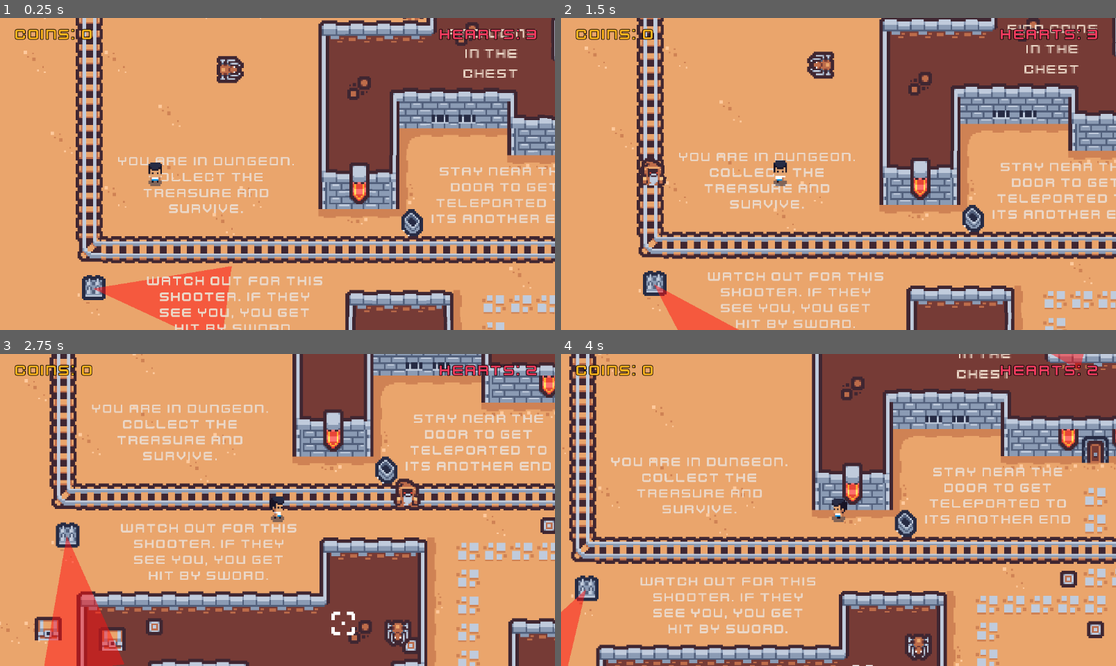
Above: before the commit, frames 1-4 (two rows, left to right).
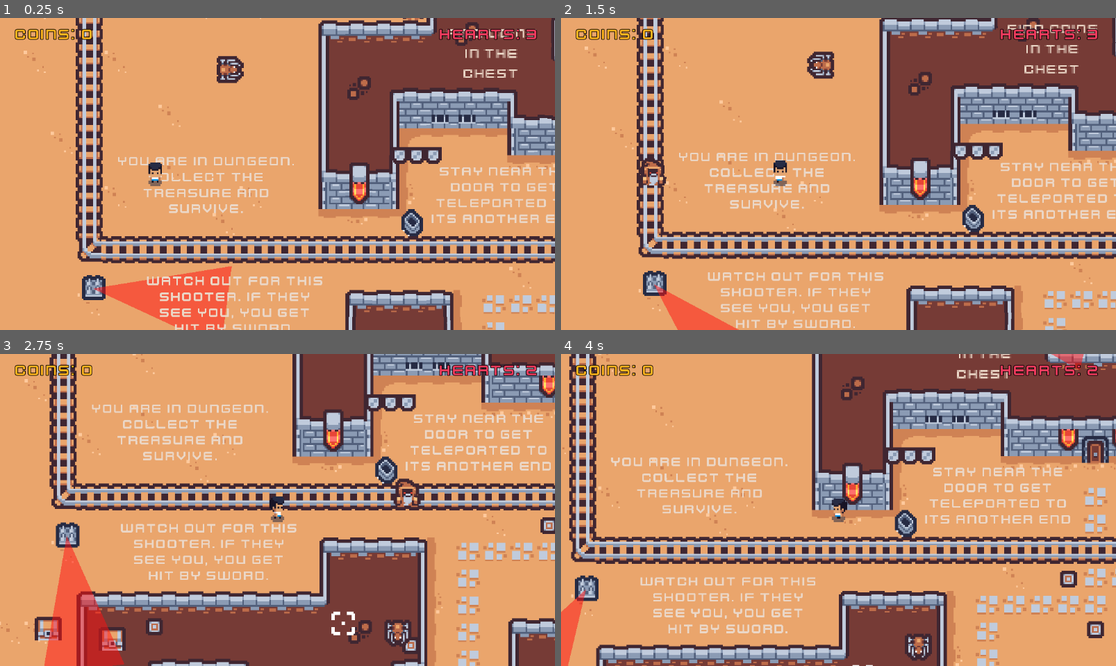
Above: after the commit, the same moments.

Repository: ki8yk8/game-dev-resolution
Game: Godot game, scene res://scenes/game_play.tscn
Same seed, same stepped clock (60 frames per second), same inputs: the game is played once before the commit and once after it.
Inputs (mouse positions are in pixels of both pictures, inside the frame that each line leads up to):
- Up to frame 1 (0.25 s): no input
- Up to frame 2 (1.5 s): tap Enter at 0.5 s; move the mouse to (960, 158) at 0.52 s; hold D (right) 0.53-1.28 s; tap Space (action) at 0.6 s; click (960, 158) at 0.67 s; move the mouse to (727, 189) at 1.27 s; hold Down (down) from 1.28 s (still down); tap Alt at 1.35 s
- Up to frame 3 (2.75 s): move the mouse to (333, 441) at 2.02 s; release Down (down) at 2.03 s; hold D (right) from 2.03 s (still down); tap Shift at 2.1 s
- Up to frame 4 (4 s): move the mouse to (810, 572) at 2.77 s; release D (right) at 2.78 s; hold Up (up) 2.78-3.53 s; tap Space (action) at 2.85 s; click (810, 572) at 2.92 s; move the mouse to (1005, 556) at 3.52 s; hold A (left) from 3.53 s (still down); tap Alt at 3.6 s

The runs differ from the first frame. In frame 1, 0.4% of the frame differs, in the area x 70-80%, y 41-47%; in frame 2, 0.4%; in frame 3, 0.5%, in the area x 66-75%, y 12-19%; in frame 4, 0.5%.

Commit message:
adds the survive attack game basic layouts:

Diff:
--- /dev/null
+++ b/scenes/blinker.tscn
@@ -0,0 +1,8 @@
+[gd_scene format=3 uid="uid://h21ond5g47nb"]
+
+[sub_resource type="CircleShape2D" id="CircleShape2D_fw4ja"]
+
+[node name="StaticBody2D" type="StaticBody2D" unique_id=1512645610]
+
+[node name="CollisionShape2D" type="CollisionShape2D" parent="." unique_id=217385017]
+shape = SubResource("CircleShape2D_fw4ja")
--- a/scenes/game_play.tscn
+++ b/scenes/game_play.tscn
@@ -23,6 +23,8 @@
 [ext_resource type="PackedScene" uid="uid://djqqeftttab6f" path="res://scenes/sokoban_walls.tscn" id="21_0em6x"]
 [ext_resource type="PackedScene" uid="uid://b7ox3ci61xpw2" path="res://scenes/sokoban_prize.tscn" id="22_r1sdi"]
 [ext_resource type="FontFile" uid="uid://cl0lsa2i5yuru" path="res://assets/font/Kenney Future.ttf" id="23_xaioq"]
+[ext_resource type="PackedScene" uid="uid://brcagfkd3itd6" path="res://scenes/survive_attack_row.tscn" id="24_rygmw"]
+[ext_resource type="PackedScene" uid="uid://bci2ilq8d6sl4" path="res://scenes/survive_attach_shooter.tscn" id="25_jcoka"]
 
 [sub_resource type="WorldBoundaryShape2D" id="WorldBoundaryShape2D_0dypk"]
 distance = -290.0
@@ -1297,3 +1299,51 @@
 text = "Sokoban. Complete each block to unlock the chest"
 horizontal_alignment = 1
 autowrap_mode = 2
+
+[node name="SurviveAttack" type="Node2D" parent="." unique_id=159883730]
+
+[node name="SurviveAttackRow" parent="SurviveAttack" unique_id=655324091 instance=ExtResource("24_rygmw")]
+
+[node name="PushTrapShooter" parent="SurviveAttack/SurviveAttackRow" unique_id=1793184516 instance=ExtResource("16_0dypk")]
+position = Vector2(1109, -61)
+
+[node name="PushTrapShooter2" parent="SurviveAttack/SurviveAttackRow" unique_id=1914789553 instance=ExtResource("16_0dypk")]
+position = Vector2(1121, -61)
+
+[node name="PushTrapShooter3" parent="SurviveAttack/SurviveAttackRow" unique_id=291742362 instance=ExtResource("16_0dypk")]
+position = Vector2(1133, -61)
+
+[node name="PushTrapShooter4" parent="SurviveAttack/SurviveAttackRow" unique_id=1370036533 instance=ExtResource("16_0dypk")]
+position = Vector2(1145, -61)
+
+[node name="PushTrapShooter5" parent="SurviveAttack/SurviveAttackRow" unique_id=1635592970 instance=ExtResource("16_0dypk")]
+position = Vector2(1157, -61)
+
+[node name="PushTrapShooter6" parent="SurviveAttack/SurviveAttackRow" unique_id=2070708733 instance=ExtResource("16_0dypk")]
+position = Vector2(1169, -61)
+
+[node name="PushTrapShooter7" parent="SurviveAttack/SurviveAttackRow" unique_id=1741807887 instance=ExtResource("16_0dypk")]
+position = Vector2(1181, -61)
+
+[node name="PushTrapShooter8" parent="SurviveAttack/SurviveAttackRow" unique_id=2018101998 instance=ExtResource("16_0dypk")]
+position = Vector2(1193, -61)
+
+[node name="PushTrapShooter9" parent="SurviveAttack/SurviveAttackRow" unique_id=1977769951 instance=ExtResource("16_0dypk")]
+position = Vector2(1205, -61)
+
+[node name="PushTrapShooter10" parent="SurviveAttack/SurviveAttackRow" unique_id=468269005 instance=ExtResource("16_0dypk")]
+position = Vector2(1217, -61)
+
+[node name="SurviveAttackRow4" parent="SurviveAttack" unique_id=279849481 instance=ExtResource("24_rygmw")]
+anchors_preset = -1
+rotation = 6.2831855
+theme_override_constants/separation = 10
+
+[node name="Control" parent="SurviveAttack/SurviveAttackRow4" unique_id=2079031369 instance=ExtResource("25_jcoka")]
+layout_mode = 2
+
+[node name="Control2" parent="SurviveAttack/SurviveAttackRow4" unique_id=1739228946 instance=ExtResource("25_jcoka")]
+layout_mode = 2
+
+[node name="Control3" parent="SurviveAttack/SurviveAttackRow4" unique_id=2113671355 instance=ExtResource("25_jcoka")]
+layout_mode = 2
--- /dev/null
+++ b/scenes/survive_attach_shooter.tscn
@@ -0,0 +1,24 @@
+[gd_scene format=3 uid="uid://bci2ilq8d6sl4"]
+
+[ext_resource type="Texture2D" uid="uid://6bw8exb71kll" path="res://assets/png/dungeon/tilemap.png" id="1_h61ro"]
+
+[sub_resource type="AtlasTexture" id="AtlasTexture_o0bda"]
+atlas = ExtResource("1_h61ro")
+region = Rect2(102, 136, 16, 16)
+
+[sub_resource type="RectangleShape2D" id="RectangleShape2D_h61ro"]
+size = Vector2(16, 16)
+
+[node name="Control" type="Control" unique_id=2079031369]
+layout_mode = 3
+anchors_preset = 0
+offset_right = 40.0
+offset_bottom = 40.0
+
+[node name="StaticBody2D" type="StaticBody2D" parent="." unique_id=1504125857]
+
+[node name="Sprite2D" type="Sprite2D" parent="StaticBody2D" unique_id=937302330]
+texture = SubResource("AtlasTexture_o0bda")
+
+[node name="CollisionShape2D" type="CollisionShape2D" parent="StaticBody2D" unique_id=15429572]
+shape = SubResource("RectangleShape2D_h61ro")
--- /dev/null
+++ b/scenes/survive_attack_row.tscn
@@ -0,0 +1,6 @@
+[gd_scene format=3 uid="uid://brcagfkd3itd6"]
+
+[ext_resource type="Script" uid="uid://cico5tnvajkba" path="res://scripts/survive_attack_row.gd" id="1_ajnsk"]
+
+[node name="SurviveAttackRow" type="HBoxContainer" unique_id=653471881]
+script = ExtResource("1_ajnsk")
--- /dev/null
+++ b/scripts/survive_attack_row.gd
@@ -0,0 +1,16 @@
+extends Node2D
+class_name SurviveAttackRow
+
+var shooters: Array[Node] = []
+
+func _ready() -> void:
+	var children = get_children()
+	var pushTrapShooterChildren = children.filter(func (item):
+		return item is PushTrapShooter
+	)
+	assert(len(pushTrapShooterChildren) > 0)
+	shooters = pushTrapShooterChildren
+
+func shoot():
+	for shooter in shooters:
+		shooter.shoot()
Not shown, added: scripts/survive_attack_row.gd.uid
